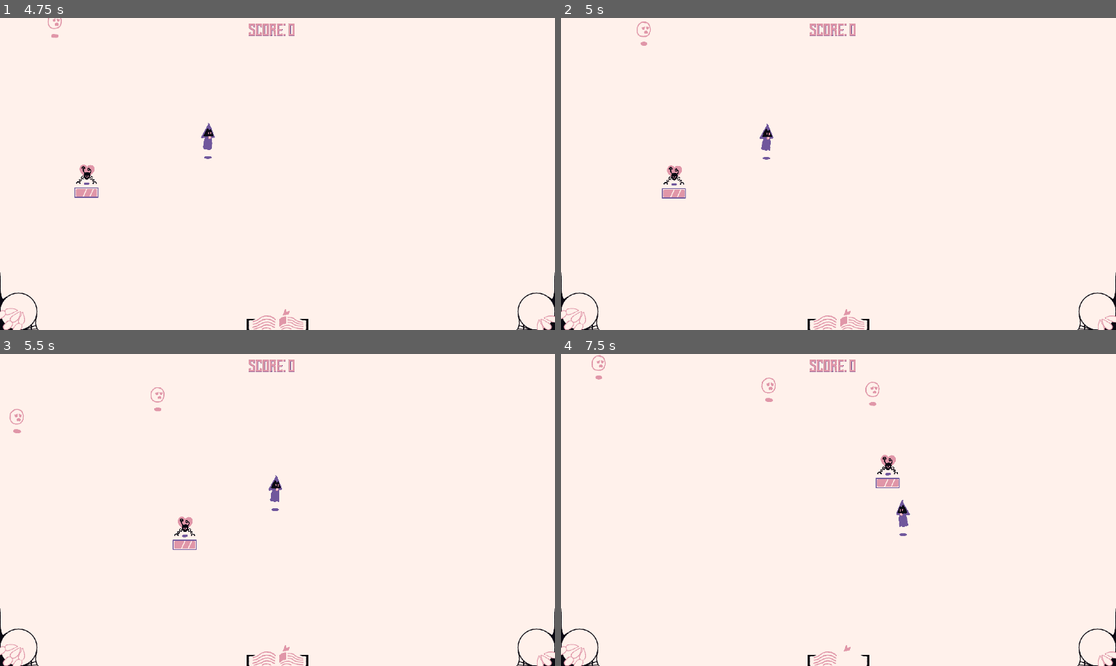
Above: before the commit, frames 1-4 (two rows, left to right).
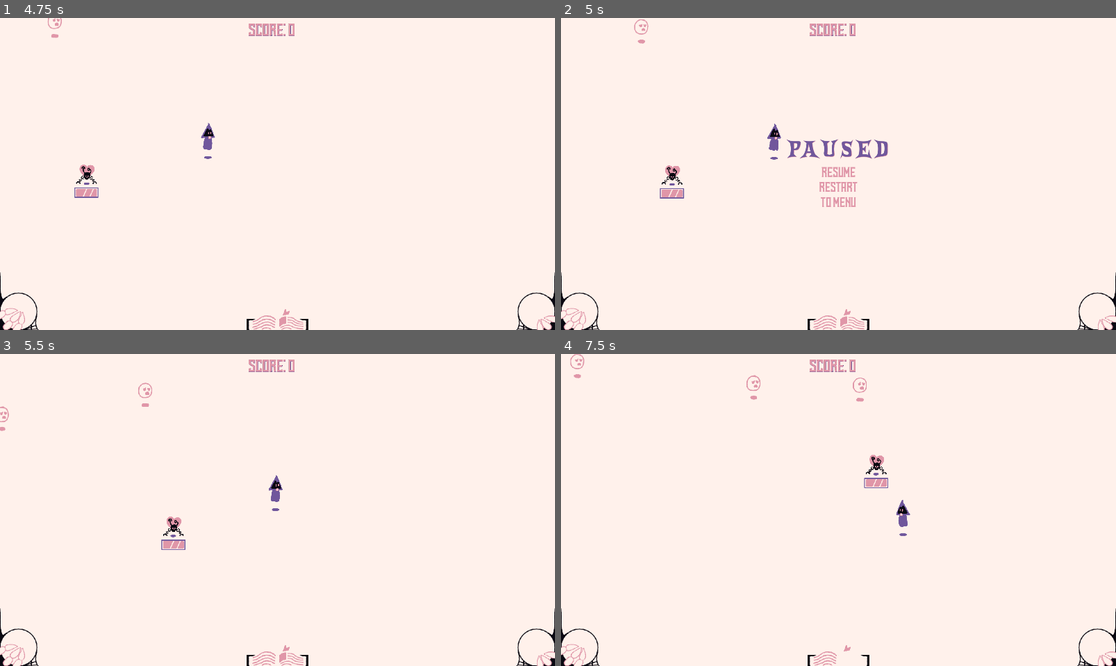
Above: after the commit, the same moments.

Repository: LunaticDancer/Lich
Game: Godot game, scene res://core/world.tscn
Two runs of this game, one before a commit and one after it. Both use one fixed random seed, a clock stepped at 60 frames per second and the inputs below.
Inputs (mouse positions are in pixels of both pictures, inside the frame that each line leads up to):
- Up to frame 1 (4.75 s): click "Play" at 0.5 s; move the mouse to (399, 158) at 1.27 s; press the mouse at (399, 158) at 1.28 s; hold Right (right) 1.28-2.03 s; move the mouse to (166, 189) at 2.02 s; release the mouse at (166, 189) at 2.03 s; hold Down (down) 2.03-2.78 s; tap Space (dodge) at 2.1, 3.6 s; move the mouse to (333, 105) at 2.77 s; press the mouse at (333, 105) at 2.78 s; hold Right (right) 2.78-3.53 s; move the mouse to (249, 236) at 3.52 s; release the mouse at (249, 236) at 3.53 s; hold Up (up) 3.53-4.28 s; move the mouse to (444, 220) at 4.27 s; press the mouse at (444, 220) at 4.28 s; hold Left (left) from 4.28 s (still down)
- Up to frame 2 (5 s): keep holding Left (left); tap Escape (pause) at 4.9 s
- Up to frame 3 (5.5 s): release Left (left) at 5 s; release the mouse at (444, 556) at 5 s; click (277, 510) at 5 s, where only the run after the commit has a clickable "Resume"
- Up to frame 4 (7.5 s): move the mouse to (672, 463) at 5.77 s; hold Left (left) 5.78-6.53 s; tap Space (dodge) at 5.85, 7.35 s; move the mouse to (866, 510) at 6.52 s; press the mouse at (866, 510) at 6.53 s; hold Down (down) 6.53-7.28 s; move the mouse to (755, 432) at 7.27 s; release the mouse at (755, 432) at 7.28 s; hold Right (right) from 7.28 s (still down)

Frame 1 is identical in both runs. In frame 2, 1.4% of the frame differs, in the area x 13-59%, y 0-61%; in frame 3, 0.6%; in frame 4, 0.8%.

Commit message:
basic pause menu

Diff:
--- a/core/game_controller.gd
+++ b/core/game_controller.gd
@@ -1,4 +1,6 @@
 extends Node2D
+
+enum MENU_STATE {MAIN, GAMEPLAY, PAUSE, PICKUP}
 
 @export var play_area_scene : PackedScene
 
@@ -6,6 +8,7 @@
 var cross_cursor = load("res://core/sprites/Cursor1.png")
 
 var play_area
+var current_state = MENU_STATE.MAIN
 
 # player resources
 var dashes = 2.0
@@ -22,6 +25,22 @@
 func _process(delta):
 	handle_dash_regen(delta)
 
+func _unhandled_input(event):
+	if current_state == MENU_STATE.GAMEPLAY:
+		if event.is_action_pressed("pause"):
+			pause()
+			return
+	if current_state == MENU_STATE.PAUSE:
+		if event.is_action_pressed("pause"):
+			_on_resume_pressed()
+			return
+
+func pause():
+	Input.set_custom_mouse_cursor(hand_cursor, Input.CURSOR_ARROW, Vector2(63,63))
+	get_tree().paused = true
+	current_state = MENU_STATE.PAUSE
+	$UI/PauseMenu.show()
+
 func handle_dash_regen(delta):
 	dashes = min(dashes + delta, 2)
 	$UI/GameplayUI.update_dashes(dashes)
@@ -31,6 +50,7 @@
 	$UI/GameplayUI.update_dashes(dashes)
 
 func _on_play_pressed():
+	current_state = MENU_STATE.GAMEPLAY
 	$UI/MainMenu.hide()
 	$UI/GameplayUI.show()
 	play_area = play_area_scene.instantiate()
@@ -73,3 +93,24 @@
 
 func _on_quit_pressed():
 	get_tree().quit()
+
+func _on_resume_pressed():
+	current_state = MENU_STATE.GAMEPLAY
+	Input.set_custom_mouse_cursor(cross_cursor, Input.CURSOR_ARROW, Vector2(63,63))
+	get_tree().paused = false
+	$UI/PauseMenu.hide()
+
+func _on_reset_pressed():
+	play_area.queue_free()
+	get_tree().paused = false
+	$UI/PauseMenu.hide()
+	_on_play_pressed()
+
+func _on_to_menu_pressed():
+	$Camera.inGameplay = false
+	play_area.queue_free()
+	current_state = MENU_STATE.MAIN
+	get_tree().paused = false
+	$UI/GameplayUI.hide()
+	$UI/PauseMenu.hide()
+	$UI/MainMenu.show()
--- a/core/play_area.tscn
+++ b/core/play_area.tscn
@@ -6,6 +6,7 @@
 [ext_resource type="PackedScene" uid="uid://8pa7jm5j8mk6" path="res://enemies/wisp/wisp.tscn" id="3_cki4b"]
 
 [node name="PlayArea" type="Node2D"]
+process_mode = 1
 y_sort_enabled = true
 script = ExtResource("1_fqvlf")
 enemies = Array[PackedScene]([ExtResource("3_cki4b")])
--- a/core/world.tscn
+++ b/core/world.tscn
@@ -28,6 +28,7 @@
 shader_parameter/fill = 0.5
 
 [node name="World" type="Node2D" groups=["GameController"]]
+process_mode = 3
 script = ExtResource("1_4ubsc")
 play_area_scene = ExtResource("2_xaokt")
 
@@ -37,6 +38,7 @@
 [node name="UI" type="CanvasLayer" parent="."]
 
 [node name="MainMenu" type="Control" parent="UI"]
+process_mode = 3
 layout_mode = 3
 anchors_preset = 15
 anchor_right = 1.0
@@ -111,6 +113,79 @@
 text = "Made  by  Lunatic  Dancer"
 vertical_alignment = 2
 
+[node name="PauseMenu" type="Control" parent="UI"]
+process_mode = 3
+visible = false
+layout_mode = 3
+anchors_preset = 15
+anchor_right = 1.0
+anchor_bottom = 1.0
+grow_horizontal = 2
+grow_vertical = 2
+
+[node name="VBoxContainer" type="VBoxContainer" parent="UI/PauseMenu"]
+layout_mode = 2
+offset_left = 420.0
+offset_right = 1500.0
+offset_bottom = 1080.0
+alignment = 1
+
+[node name="Label" type="Label" parent="UI/PauseMenu/VBoxContainer"]
+layout_mode = 2
+theme_override_colors/font_color = Color(0.439216, 0.341176, 0.611765, 1)
+theme_override_colors/font_shadow_color = Color(0.878431, 0.588235, 0.658824, 1)
+theme_override_colors/font_outline_color = Color(0.0392157, 0.0352941, 0.0705882, 1)
+theme_override_fonts/font = ExtResource("4_weo8u")
+theme_override_font_sizes/font_size = 96
+text = "Paused"
+horizontal_alignment = 1
+vertical_alignment = 1
+
+[node name="Resume" type="Button" parent="UI/PauseMenu/VBoxContainer"]
+layout_mode = 2
+theme_override_colors/font_color = Color(0.878431, 0.588235, 0.658824, 1)
+theme_override_colors/font_pressed_color = Color(0.0392157, 0.0352941, 0.0705882, 1)
+theme_override_colors/font_hover_color = Color(0.439216, 0.341176, 0.611765, 1)
+theme_override_colors/font_focus_color = Color(0.439216, 0.341176, 0.611765, 1)
+theme_override_constants/outline_size = 0
+theme_override_fonts/font = ExtResource("5_ncdfs")
+theme_override_font_sizes/font_size = 48
+theme_override_styles/normal = SubResource("StyleBoxEmpty_8qm36")
+theme_override_styles/hover = SubResource("StyleBoxEmpty_yuoex")
+theme_override_styles/pressed = SubResource("StyleBoxEmpty_ad0g2")
+theme_override_styles/focus = SubResource("StyleBoxEmpty_ywihm")
+text = "Resume"
+
+[node name="Reset" type="Button" parent="UI/PauseMenu/VBoxContainer"]
+layout_mode = 2
+theme_override_colors/font_color = Color(0.878431, 0.588235, 0.658824, 1)
+theme_override_colors/font_pressed_color = Color(0.0392157, 0.0352941, 0.0705882, 1)
+theme_override_colors/font_hover_color = Color(0.439216, 0.341176, 0.611765, 1)
+theme_override_colors/font_focus_color = Color(0.439216, 0.341176, 0.611765, 1)
+theme_override_constants/outline_size = 0
+theme_override_fonts/font = ExtResource("5_ncdfs")
+theme_override_font_sizes/font_size = 48
+theme_override_styles/normal = SubResource("StyleBoxEmpty_8qm36")
+theme_override_styles/hover = SubResource("StyleBoxEmpty_yuoex")
+theme_override_styles/pressed = SubResource("StyleBoxEmpty_ad0g2")
+theme_override_styles/focus = SubResource("StyleBoxEmpty_ywihm")
+text = "Restart"
+
+[node name="ToMenu" type="Button" parent="UI/PauseMenu/VBoxContainer"]
+layout_mode = 2
+theme_override_colors/font_color = Color(0.878431, 0.588235, 0.658824, 1)
+theme_override_colors/font_pressed_color = Color(0.0392157, 0.0352941, 0.0705882, 1)
+theme_override_colors/font_hover_color = Color(0.439216, 0.341176, 0.611765, 1)
+theme_override_colors/font_focus_color = Color(0.439216, 0.341176, 0.611765, 1)
+theme_override_constants/outline_size = 0
+theme_override_fonts/font = ExtResource("5_ncdfs")
+theme_override_font_sizes/font_size = 48
+theme_override_styles/normal = SubResource("StyleBoxEmpty_8qm36")
+theme_override_styles/hover = SubResource("StyleBoxEmpty_yuoex")
+theme_override_styles/pressed = SubResource("StyleBoxEmpty_ad0g2")
+theme_override_styles/focus = SubResource("StyleBoxEmpty_ywihm")
+text = "To Menu"
+
 [node name="GameplayUI" type="Control" parent="UI"]
 visible = false
 texture_filter = 3
@@ -295,3 +370,6 @@
 
 [connection signal="pressed" from="UI/MainMenu/VBoxContainer/Play" to="." method="_on_play_pressed"]
 [connection signal="pressed" from="UI/MainMenu/VBoxContainer/Quit" to="." method="_on_quit_pressed"]
+[connection signal="pressed" from="UI/PauseMenu/VBoxContainer/Resume" to="." method="_on_resume_pressed"]
+[connection signal="pressed" from="UI/PauseMenu/VBoxContainer/Reset" to="." method="_on_reset_pressed"]
+[connection signal="pressed" from="UI/PauseMenu/VBoxContainer/ToMenu" to="." method="_on_to_menu_pressed"]
